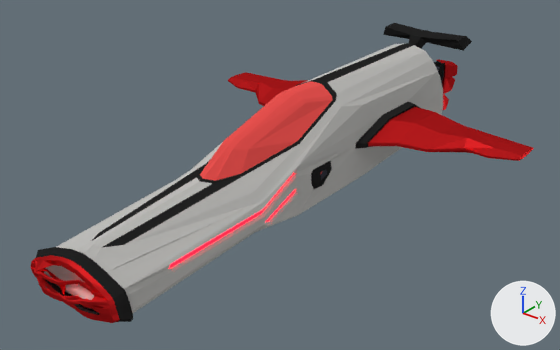
Renders of the Blender file Blender/Scene/Space.blend from each side of a commit.
Both versions are drawn from a 50 mm camera at (11.14, -15.12, 9.29) aimed at (-0.16, -1.0, 0.53). Lighting does not change. The marker at lower right points along +X, +Y and +Z.

Names of what the first picture shows: 'FuelTrap', 'Grid_Broken', 'Motor_Broken', 'Wing_L_Broken', 'Wing_R_Broken', 'mainAirplane'.
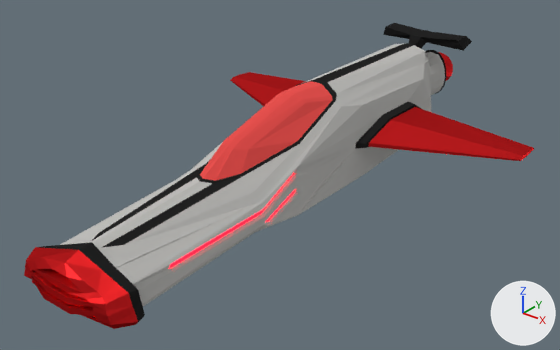
The change, as a diff of the scene's bpy script:
```diff
--- a/Blender/Scene/Space.blend.py
+++ b/Blender/Scene/Space.blend.py
@@ me_icosphere_006 @@
-me_icosphere_006.from_pydata(...)  # 547 vertices, 539 faces; spans x -1.41..1.49, y -7.54..6.48, z 0.0..2.93
+me_icosphere_006.from_pydata(...)  # 637 vertices, 639 faces; spans x -1.41..1.49, y -7.54..6.54, z 0.0..2.93
+# me_icosphere_006 part 1: 37 vertices moved from x -1.04..1.15, y -6.04..6.25, z 0.05..2.48 to x -1.04..1.15, y -6.05..6.25, z 0.05..2.48; 25 vertices removed from x -1.11..1.2, y 4.2..5.73, z 0.46..2.0; 122 vertices added at x -0.64..0.75, y -7.2..6.54, z 0.27..2.16
+# me_icosphere_006 part 2: 2 vertices moved from x 1.22..1.24, y -1.53, z 0.93..1.19 to x 1.15, y -1.44, z 0.94..1.16; 12 vertices removed from x 0.82..1.25, y -1.55..-0.63, z 0.65..1.25; 5 vertices added at x 1.15, y -1.34..-0.53, z 0.66..1.22
 me_icosphere_006.materials.append(mat_whitemetal)
-me_icosphere_006.materials.append(mat_metal)  # dark grey #454752
 me_icosphere_006.materials.append(mat_caoutchoux)
@@ me_icosphere_016 @@
 # used by ob_wing_l_broken; parent = ob_mainairplane; location = (1.281, 2.24, 1.297)
-me_icosphere_016.from_pydata(...)  # 204 vertices, 193 faces; spans x -0.25..3.57, y -1.63..1.32, z -0.36..0.36
+me_icosphere_016.from_pydata(...)  # 172 vertices, 161 faces; spans x -0.25..3.57, y -1.63..1.32, z -0.36..0.35
+# me_icosphere_016 part 3
+# 32 vertices are removed from x 0.83..2.89, y -1.28..1.2, z -0.24..0.36
+# 40 faces are deleted
+# 8 new faces join them, mat_peinture
 me_icosphere_016.materials.append(mat_whitemetal)
@@ ob_motor_broken @@
-ob_motor_broken = bpy.data.objects.new('Motor_Broken', me_icosphere_012)
@@ ob_grid_broken @@
-ob_grid_broken = bpy.data.objects.new('Grid_Broken', me_icosphere_015)
@@ ob_wing_l_broken @@
 ob_wing_l_broken.parent = ob_mainairplane
-ob_wing_l_broken.location = (1.281, 2.24, 1.297)
+ob_wing_l_broken.location = (1.303, 2.227, 1.297)
@@ ob_fueltrap @@
-ob_fueltrap = bpy.data.objects.new('FuelTrap', me_icosphere_019)
@@ ob_wing_r_broken @@
 ob_wing_r_broken.parent = ob_mainairplane
-ob_wing_r_broken.location = (-1.268, 2.24, 1.297)
+ob_wing_r_broken.location = (-1.225, 2.227, 1.297)
@@ ob_motor @@
+ob_motor = bpy.data.objects.new('Motor', me_icosphere_008)  # 366 vertices, 370 faces; spans x -0.5..0.49, y -0.55..1.03, z -0.5..0.5; in mat_whitemetal (grey #bebebb), mat_greenwire (green #37862e), mat_caoutchoux (black #242424), mat_neon (red #ff0a1a), mat_redwire (red #aa0d0f)
+ob_motor.parent = ob_mainairplane
+ob_motor.location = (0.0448, 6.481, 1.441)
@@ ob_grid @@
+ob_grid = bpy.data.objects.new('Grid', me_icosphere_003)  # 131 vertices, 140 faces; spans x -1.62..1.61, y -0.51..0.55, z -0.7..0.76; in mat_caoutchoux (black #242424)
+ob_grid.parent = ob_mainairplane
+ob_grid.location = (-0.0983, -7.588, 0.648)
```

Location of each change, [x1, y1, x2, y2] in pixels of the pictures (560 x 350 px; the box of a moved part takes in the faces that stretch with it):
'mainAirplane', reshaped
    before: [44, 23, 472, 313]
    after: [60, 23, 472, 306]
'Grid', added (red)
    after: [24, 242, 145, 329]
    faces in mat_peinture: [24, 247, 138, 329]
    faces in mat_caoutchoux (black #242424): [39, 242, 145, 322]
'Wing_L_Broken', reshaped, moved
    before: [368, 107, 534, 161]
    after: [368, 106, 534, 161]
'Grid_Broken', deleted
    before: [30, 247, 133, 323]
    faces in mat_peinture: [30, 255, 120, 323]
    faces in mat_caoutchoux (black #242424): [36, 247, 133, 322]
'Wing_R_Broken', moved
    before: [228, 72, 308, 106]
    after: [230, 72, 306, 106]
'Motor_Broken', deleted (red)
    before: [434, 60, 458, 110]
    faces in mat_peinture: [436, 60, 458, 110]
'FuelTrap', deleted
    before: [311, 161, 332, 189]
    faces in mat_caoutchoux (black #242424): [311, 161, 332, 189]
'Motor', added
    after: [439, 52, 453, 80]
part 1 of me_icosphere_006, built on
    before: [336, 51, 443, 115]
    after: [336, 50, 446, 115]
part 2 of me_icosphere_006, moved or reshaped
    both: [296, 145, 356, 215]
part 3 of me_icosphere_016, cut back
    both: [368, 108, 533, 161]
